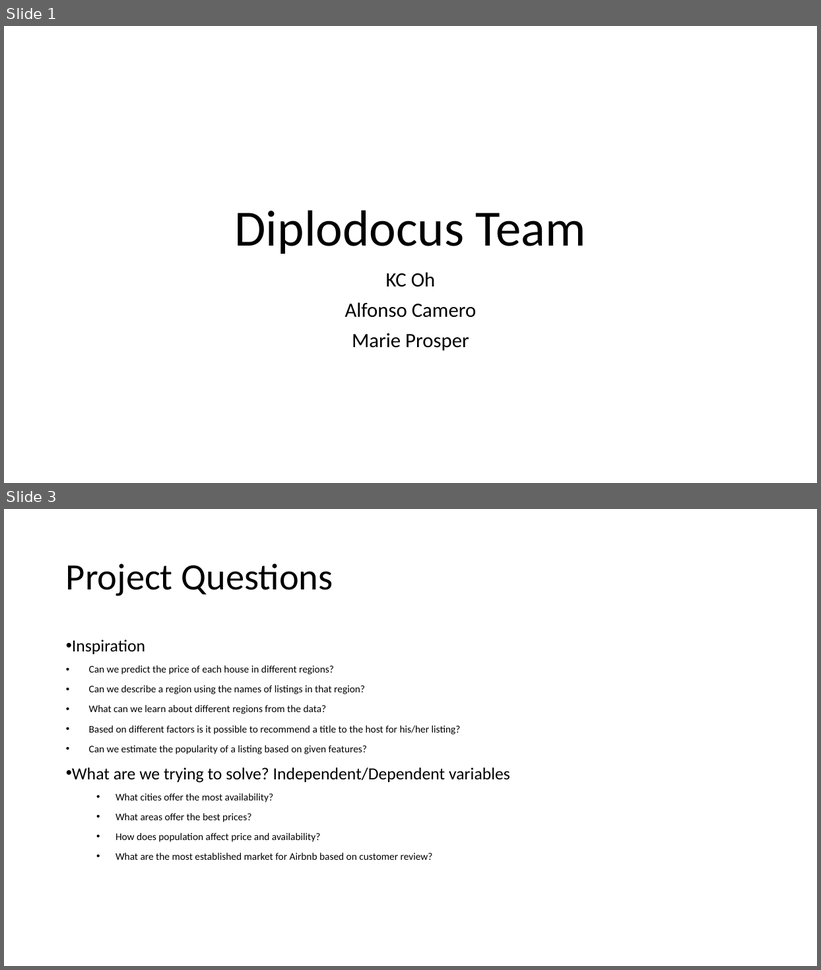
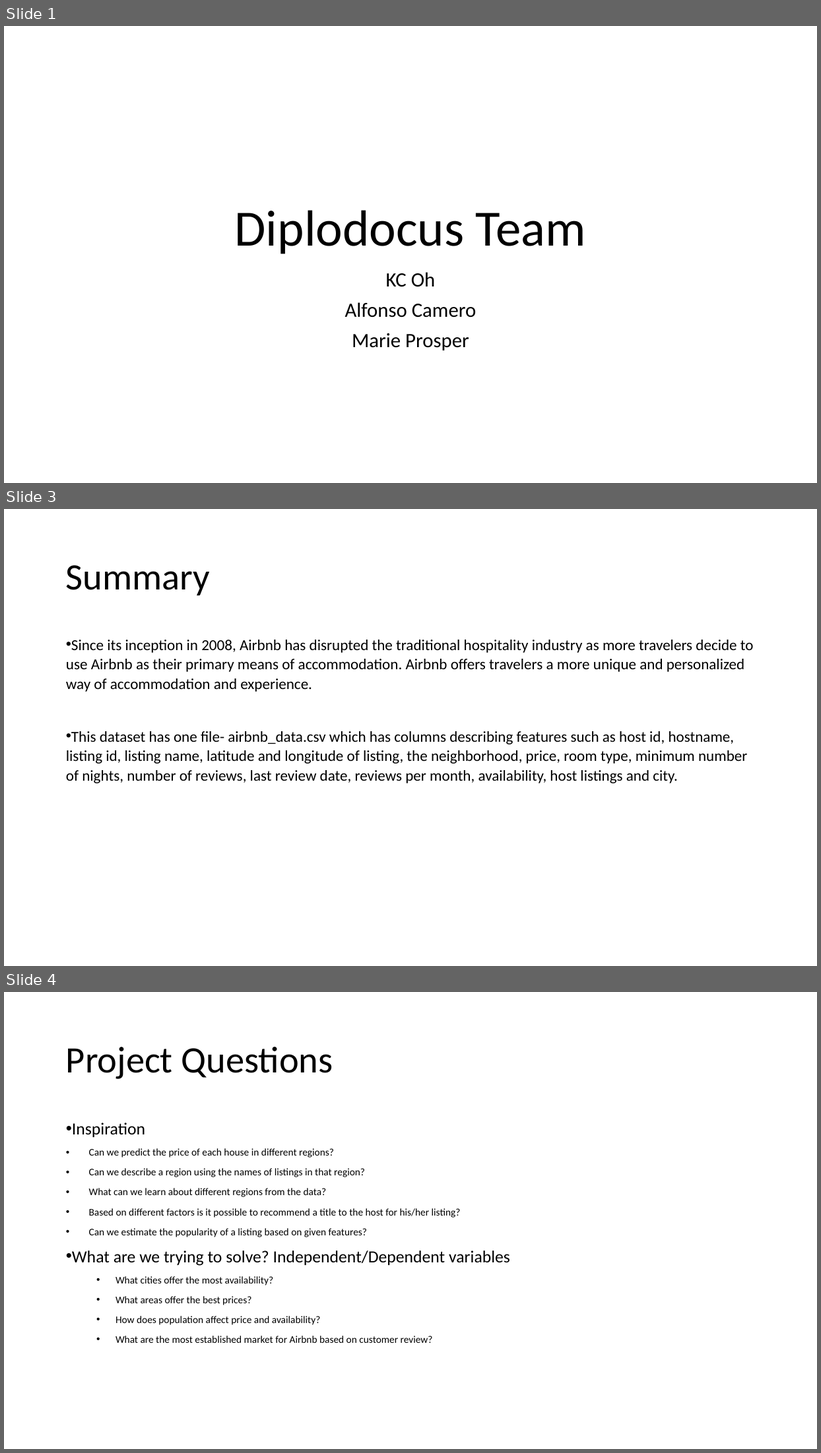
Before and after one commit to marieprosper77/Project1_Diplodocus_2, a slide deck: Diplodocus Team.pptx. Shown one above the other, each under a label of ours: slides 1 and 3 before the commit, slides 1, 3 and 4 after it; the slides between them are not shown. The pictures are 821x970 and 821x1453 pixels, drawn with LibreOffice and Linux fonts; fonts in the diff are those of the drawing. Boxes give left, top, right and bottom in pixels: in the first picture for what was removed or moved away, otherwise in the second. Text is boxed around its words. In the diff, an @@ line names an element or a change of style, - is before the commit and + after.

```diff
--- a/Diplodocus Team.pptx
+++ b/Diplodocus Team.pptx
@@ slide 3 added at (4, 509, 817, 966), background #FFFFFF @@
@@ title added at (66, 565, 210, 595), 44 pt, text #000000 @@
+Summary
@@ text added at (66, 640, 754, 784), 18 pt, text #000000 @@
+• Since its inception in 2008, Airbnb has disrupted the traditional hospitality industry as more travelers decide to use Airbnb as their primary means of accommodation. Airbnb offers travelers a more unique and personalized way of accommodation and experience.
+• This dataset has one file- airbnb_data.csv which has columns describing features such as host id, hostname, listing id, listing name, latitude and longitude of listing, the neighborhood, price, room type, minimum number of nights, number of reviews, last review date, reviews per month, availability, host listings and city.
@@ what was slide 3 is now slide 4 @@
```
Also in this commit, not shown: 1 slide changed, 2 other files.
